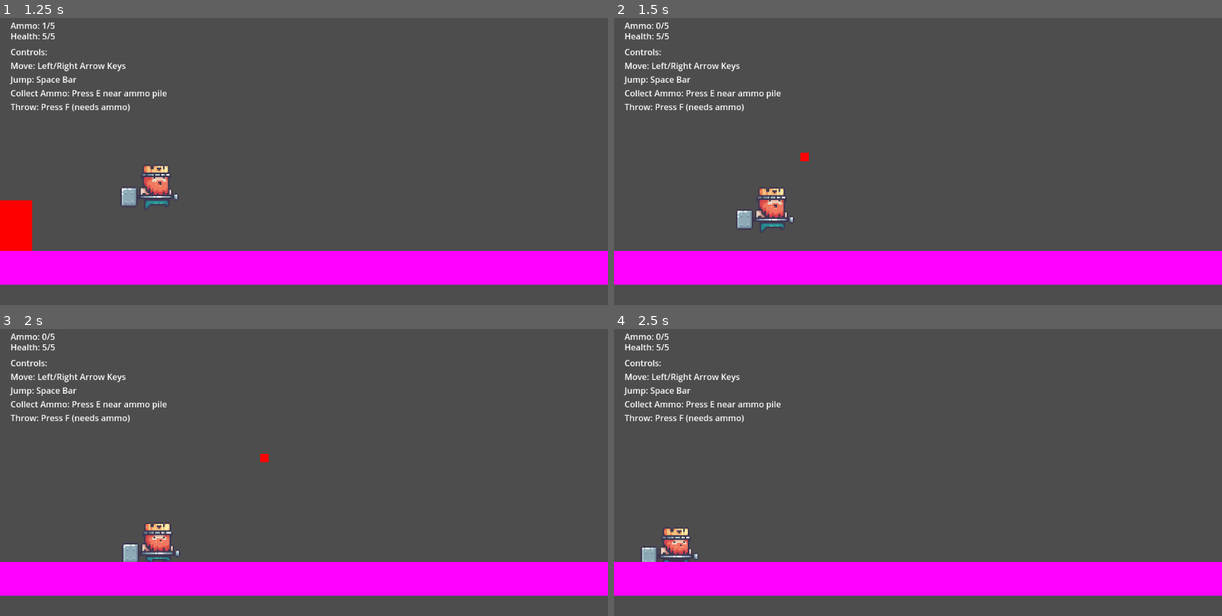
Above: before the commit, frames 1-4 (two rows, left to right).
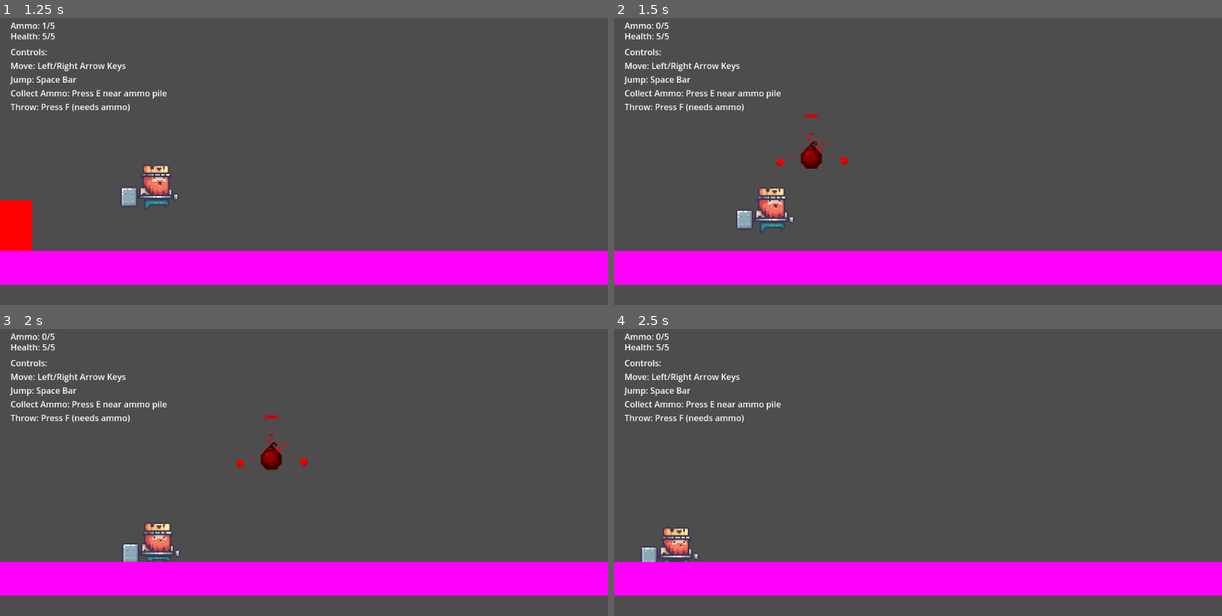
Above: after the commit, the same moments.

Repository: peroman86/BastaWars
Game: Godot game, scene res://scenes/world.tscn
Same seed, same stepped clock (60 frames per second), same inputs: the game is played once before the commit and once after it.
Inputs:
- Up to frame 1 (1.25 s): tap E (collect) at 0.5, 0.6 s; hold Right (right) from 0.53 s (still down); tap Space (jump) at 0.77 s
- Up to frame 2 (1.5 s): keep holding Right (right); tap E (collect) at 1.25 s; tap F (fire) at 1.35 s
- Up to frame 3 (2 s): keep holding Right (right); tap Space (jump) at 1.52 s
- Up to frame 4 (2.5 s): tap E (collect) at 2, 2.1 s; release Right (right) at 2.03 s; hold Left (left) from 2.03 s (still down)

Frame 1 is identical in both runs. In frame 2, 0.4% of the frame differs, in the area x 26-39%, y 33-53%; in frame 3, 0.4%, in the area x 38-51%, y 29-50%; in frame 4, nothing differs.

Commit message:
Add bomb sprites

Diff:
--- a/scenes/projectile.tscn
+++ b/scenes/projectile.tscn
@@ -1,12 +1,12 @@
-[gd_scene load_steps=4 format=3 uid="uid://cone41q5l7hcl"]
+[gd_scene load_steps=6 format=3 uid="uid://cone41q5l7hcl"]
 
 [ext_resource type="Script" path="res://scripts/projectile.gd" id="1_nxu4t"]
+[ext_resource type="Texture2D" uid="uid://7lsqon71d2pf" path="res://assets/sprites/items/Bomb Off.png" id="2_3qicr"]
+[ext_resource type="Texture2D" uid="uid://bcyxnin401ty2" path="res://assets/sprites/items/Bomb On (52x56).png" id="3_12q1e"]
+[ext_resource type="Texture2D" uid="uid://qrwvv8aq5gsi" path="res://assets/sprites/items/Boooooom (52x56).png" id="4_sc0rl"]
 
 [sub_resource type="CircleShape2D" id="CircleShape2D_projectile"]
 radius = 8.0
-
-[sub_resource type="PlaceholderTexture2D" id="PlaceholderTexture2D_projectile"]
-size = Vector2(16, 16)
 
 [node name="Projectile" type="RigidBody2D"]
 collision_layer = 2
@@ -14,7 +14,22 @@
 script = ExtResource("1_nxu4t")
 
 [node name="CollisionShape2D" type="CollisionShape2D" parent="."]
+scale = Vector2(3, 3)
 shape = SubResource("CircleShape2D_projectile")
 
-[node name="Sprite2D" type="Sprite2D" parent="."]
-texture = SubResource("PlaceholderTexture2D_projectile")
+[node name="BombOffAnimation" type="Sprite2D" parent="."]
+position = Vector2(-1.5, -14)
+scale = Vector2(3.096, 3.229)
+texture = ExtResource("2_3qicr")
+
+[node name="BombOnAnimation" type="Sprite2D" parent="."]
+position = Vector2(-2, -13)
+scale = Vector2(3, 3)
+texture = ExtResource("3_12q1e")
+hframes = 4
+
+[node name="BoomSnimation" type="Sprite2D" parent="."]
+scale = Vector2(3, 3)
+texture = ExtResource("4_sc0rl")
+hframes = 6
+frame = 5
Binary file added: assets/sprites/characters/01-King Human/Bomb Off.png
Not shown, added: assets/sprites/characters/01-King Human/Bomb Off.png.import
Binary file added: assets/sprites/items/Bomb Off.png
Not shown, added: assets/sprites/items/Bomb Off.png.import
Binary file added: assets/sprites/items/Bomb On (52x56).png
Not shown, added: assets/sprites/items/Bomb On (52x56).png.import
Binary file added: assets/sprites/items/Boooooom (52x56).png
Not shown, added: assets/sprites/items/Boooooom (52x56).png.import
